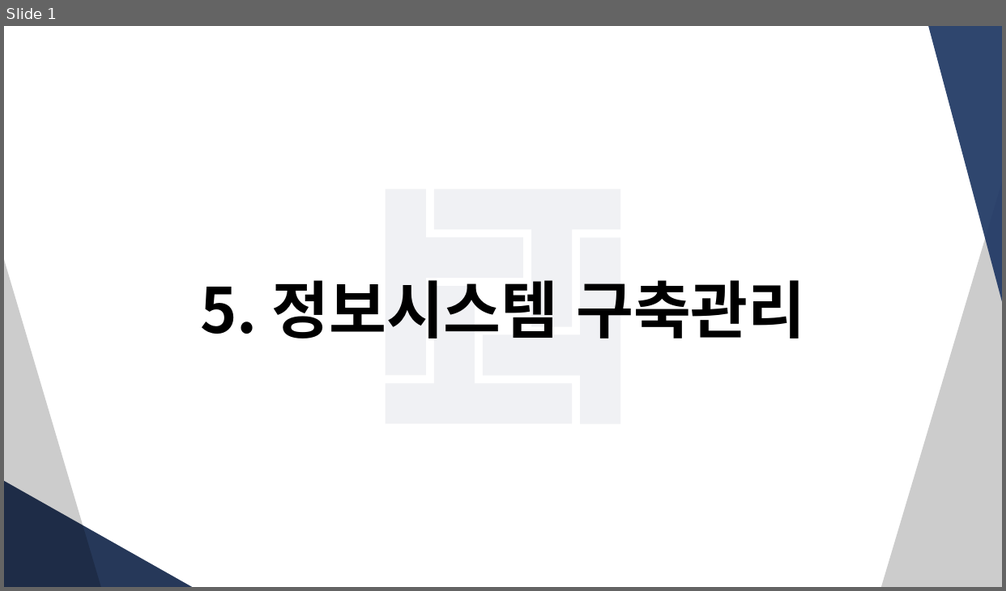
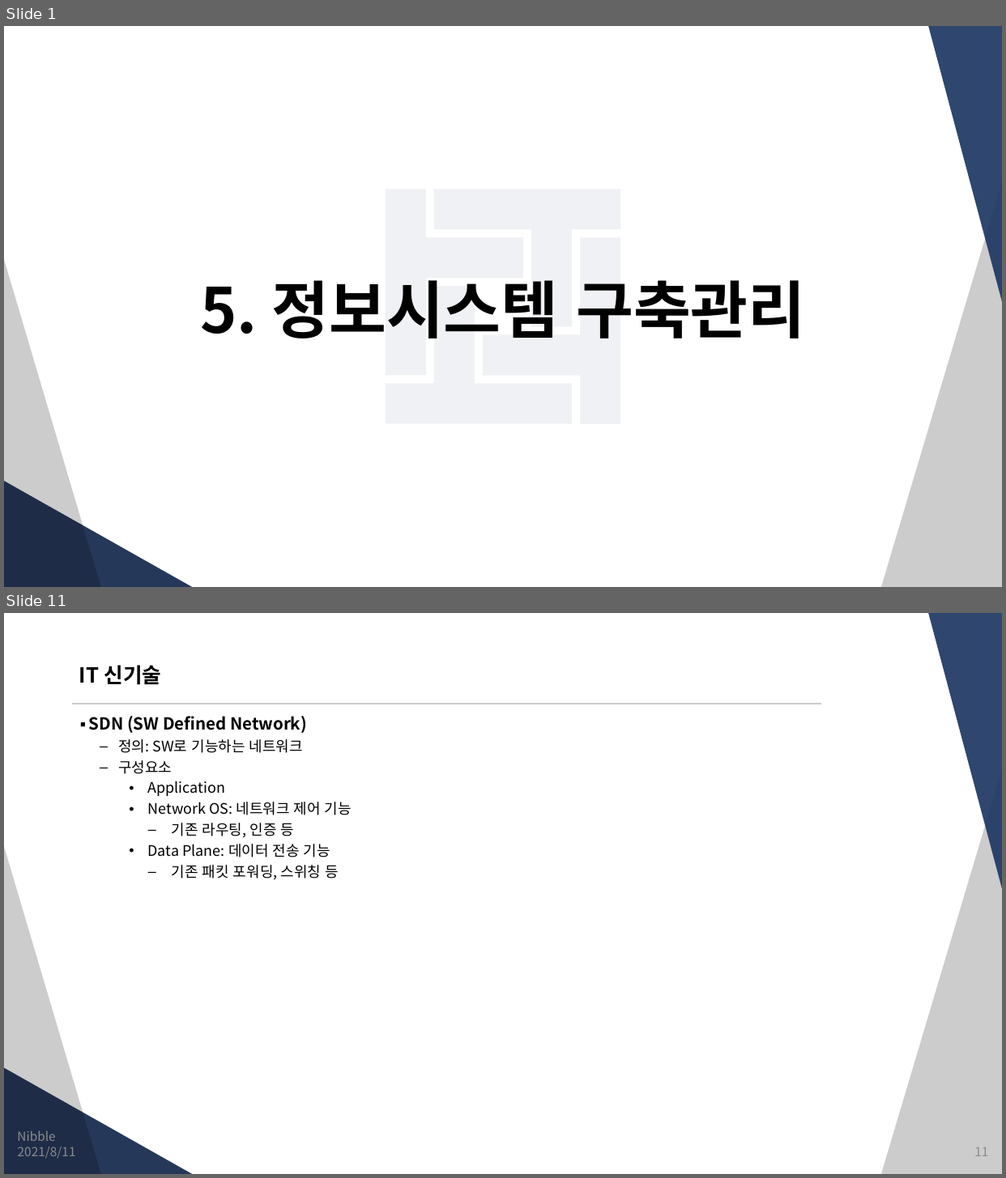
Before and after one commit to JungSangHyeon/2021-TIL, a slide deck: 정보처리기사/5. 정보시스템 구축관리.pptx. Shown one above the other, each under a label of ours: slide 1 before the commit, slides 1 and 11 after it; the slides between them are not shown. The pictures are 1006x591 and 1006x1178 pixels, drawn with LibreOffice and Linux fonts; fonts in the diff are those of the drawing. Boxes give left, top, right and bottom in pixels: in the first picture for what was removed or moved away, otherwise in the second. Text is boxed around its words. In the diff, an @@ line names an element or a change of style, - is before the commit and + after.

```diff
--- a/정보처리기사/5. 정보시스템 구축관리.pptx
+++ b/정보처리기사/5. 정보시스템 구축관리.pptx
@@ slide 11 added at bbox=[4, 613, 1002, 1174], background #FFFFFF; not listed: 4 template elements that a slide beside it also shows @@
@@ title added at bbox=[79, 665, 161, 685], 20 pt, text #000000, bold @@
+IT 신기술
@@ line added from (72, 704) to (821, 704), #CCCCCC 1.5 pt @@
@@ text added at bbox=[89, 716, 351, 880], 14 pt, text #000000 @@
+▪ SDN (SW Defined Network)
+  – 정의: SW로 기능하는 네트워크
+  – 구성요소
+    • Application
+    • Network OS: 네트워크 제어 기능
+      – 기존 라우팅, 인증 등
+    • Data Plane: 데이터 전송 기능
+      – 기존 패킷 포워딩, 스위칭 등
@@ text added at bbox=[17, 1131, 55, 1141], 12 pt, text #8C8C8C @@
+Nibble
@@ text added at bbox=[18, 1147, 76, 1159], 12 pt, text #8C8C8C @@
+2021/8/11
@@ page number added at bbox=[974, 1148, 988, 1157], 12 pt, text #8C8C8C @@
+11
```
Also in this commit, not shown: 13 slides changed, 1 other slide added.
